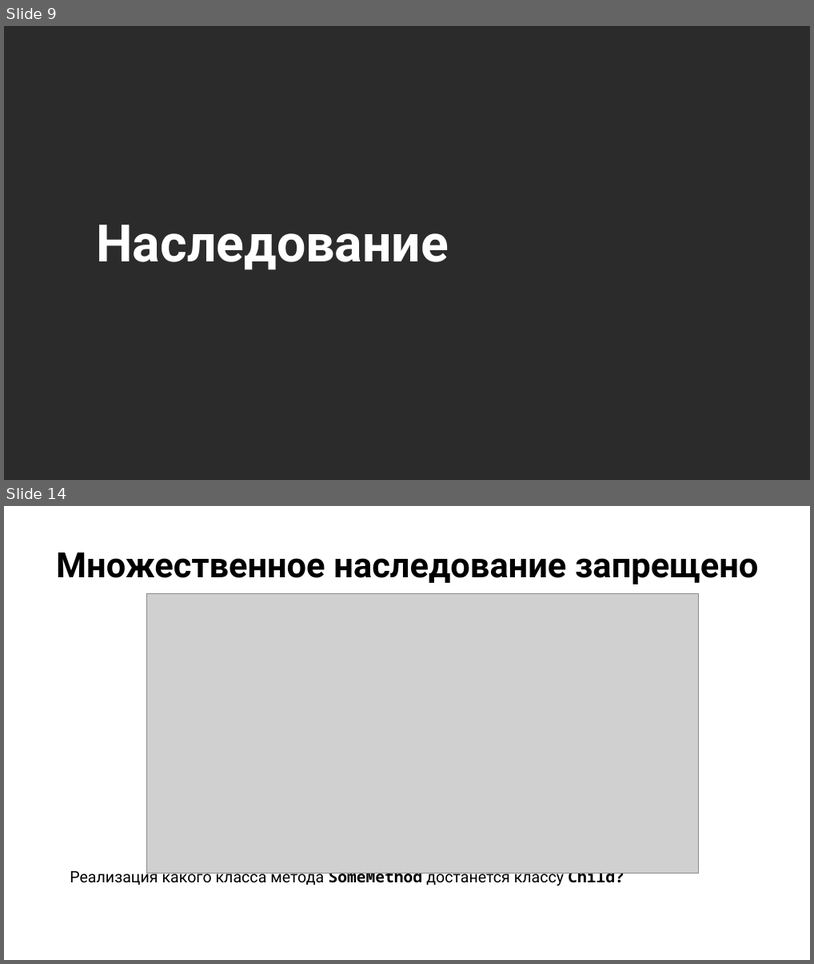
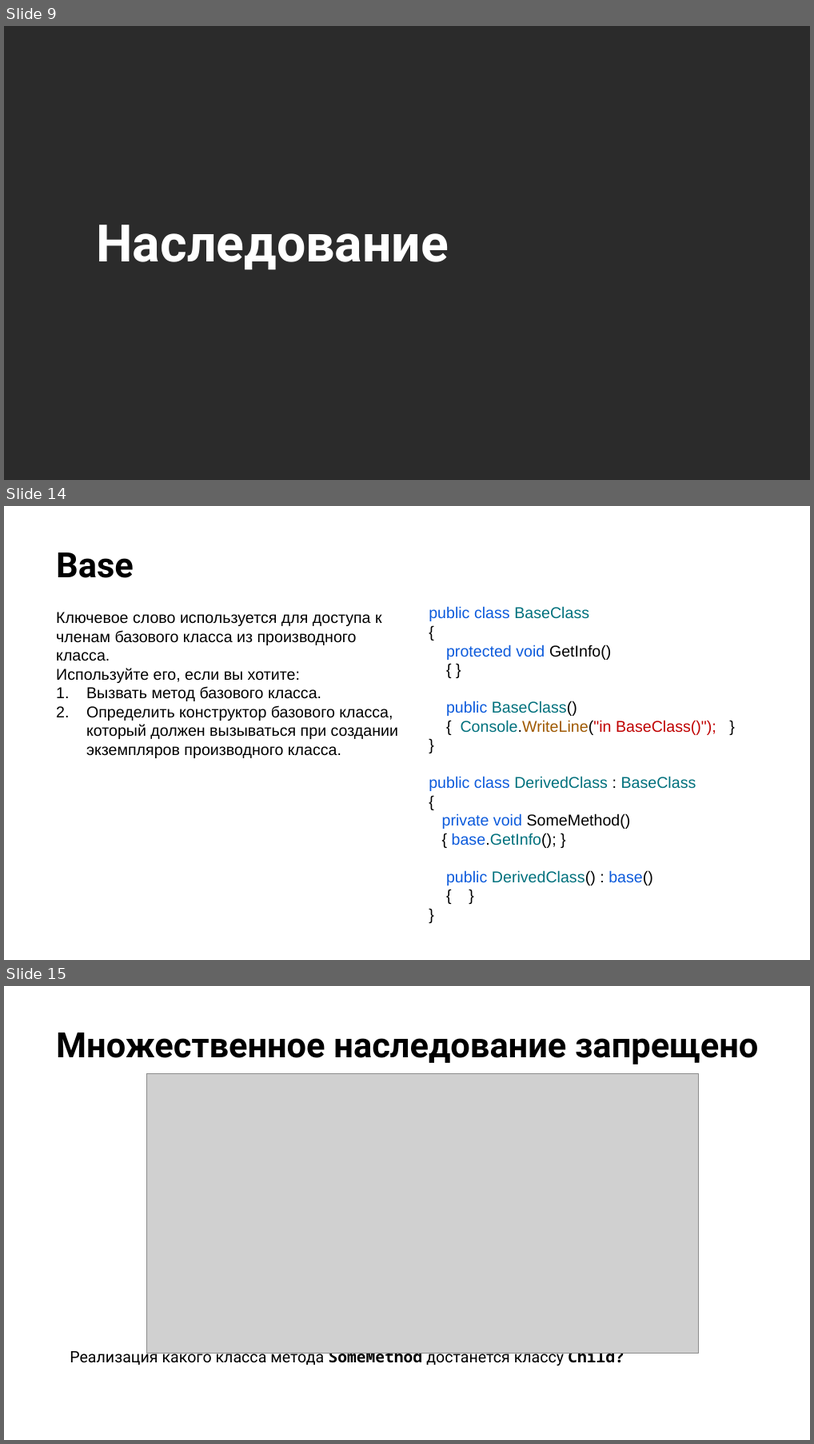
Before and after one commit to NilovPavel/OOP, a slide deck: ООП.pptx. Shown one above the other, each under a label of ours: slides 9 and 14 before the commit, slides 9, 14 and 15 after it; the slides between them are not shown. The pictures are 814x964 and 814x1444 pixels, drawn with LibreOffice and Linux fonts; fonts in the diff are those of the drawing; grey boxes stand for pictures; background and template pictures are left out; a plain dark background stands for a picture behind light text. Boxes give left, top, right and bottom in pixels: in the first picture for what was removed or moved away, otherwise in the second. Text is boxed around its words. In the diff, an @@ line names an element or a change of style, - is before the commit and + after.

```diff
--- a/ООП.pptx
+++ b/ООП.pptx
@@ slide 14 added at [4, 506, 810, 960], background picture (left out) @@
@@ title added at [56, 552, 134, 578], 31 pt, text #000000, bold @@
+Base
@@ text added at [56, 612, 398, 758], 14 pt, text #000000 @@
+Ключевое слово используется для доступа к членам базового класса из производного класса.
+Используйте его, если вы хотите:
+1. Вызвать метод базового класса.
+2. Определить конструктор базового класса, который должен вызываться при создании экземпляров производного класса.
@@ text added at [429, 606, 717, 885], 14 pt, text #0D5BDC @@
+public class BaseClass
+{
+protected void GetInfo()
+{ }
+public BaseClass()
+{ Console.WriteLine("in BaseClass()"); }
+}
+public class DerivedClass : BaseClass
+{
+      private void SomeMethod()
+      { base.GetInfo(); }
+public DerivedClass() : base()
+{ }
+}
@@ what was slide 14 is now slide 15 @@
```
Also in this commit, not shown: 3 slides changed, 3 other slides added, 1 slide removed, 19 other files.
